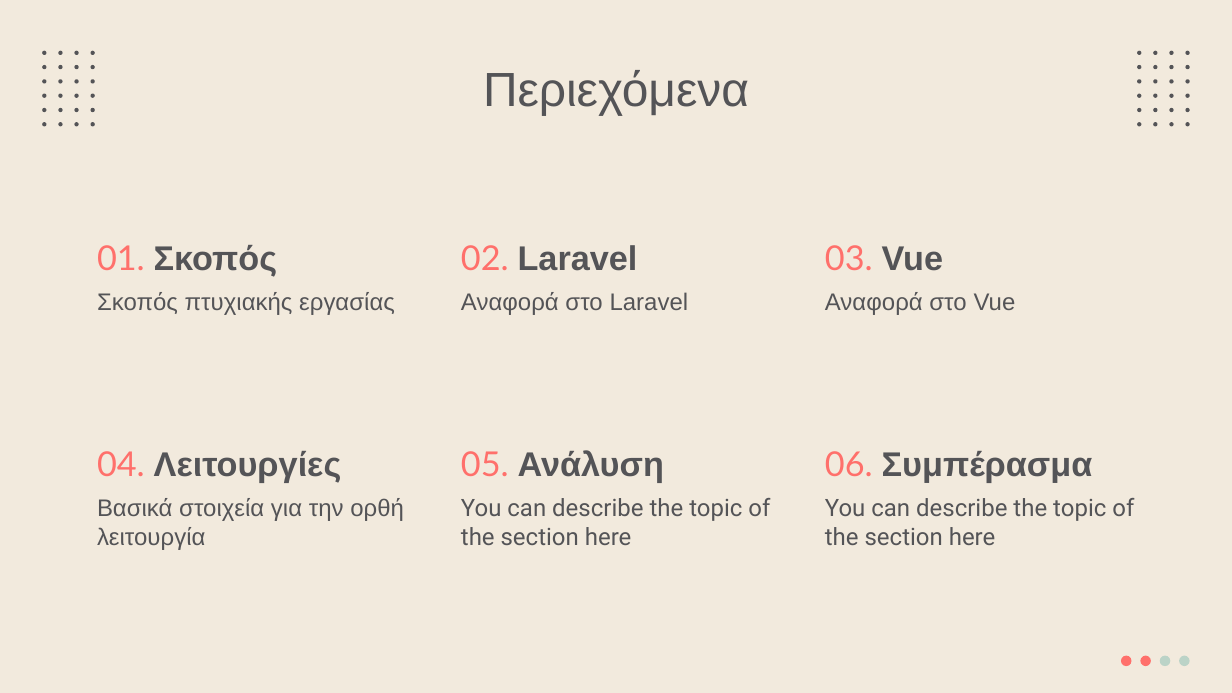
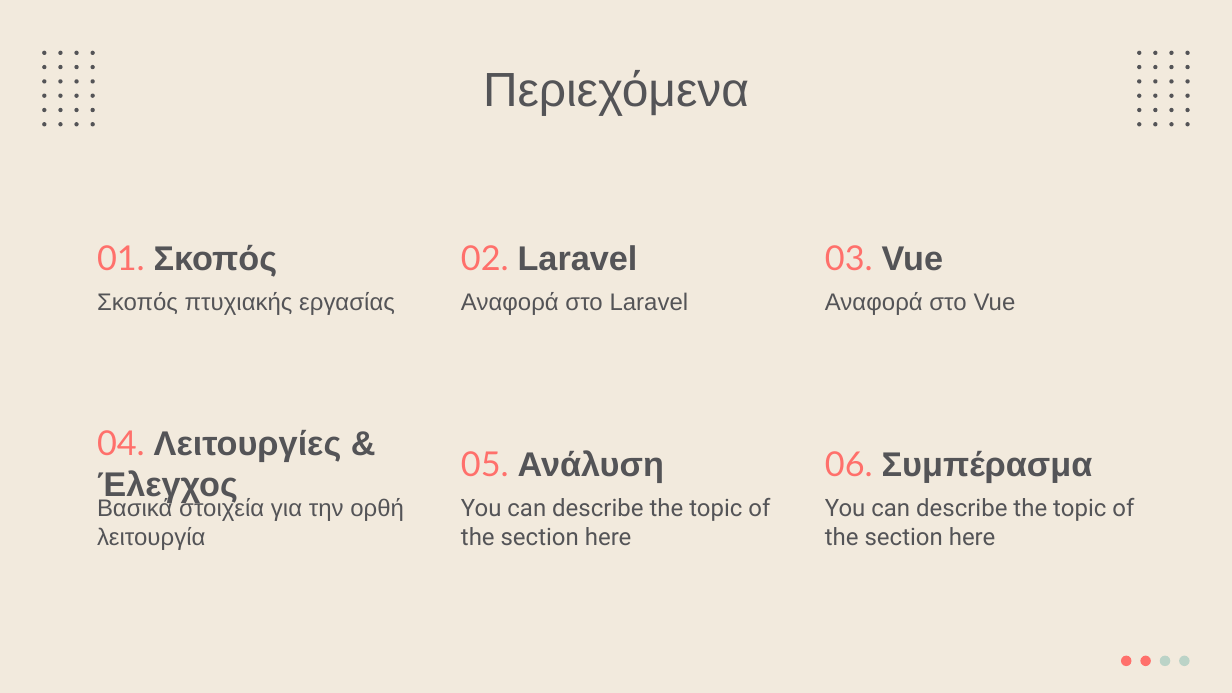
Before and after one commit to Button99/Rental-Accommodation, a slide deck: slide 2 of Thesis PowerPoint.pptx. Drawn at 1232x693 pixels with LibreOffice and Linux fonts; fonts in the diff are those of the drawing. Boxes give left, top, right and bottom in pixels: in the first picture for what was removed or moved away, otherwise in the second. Text is boxed around its words. In the diff, an @@ line names an element or a change of style, - is before the commit and + after.

```diff
--- a/Thesis PowerPoint.pptx
+++ b/Thesis PowerPoint.pptx
@@ title at <box>97,430,342,503</box>: text changed @@
-04. Λειτουργίες
+04. Λειτουργίες & Έλεγχος
```
Also in this commit, not shown: 2 other slides changed, 1 slide added.
